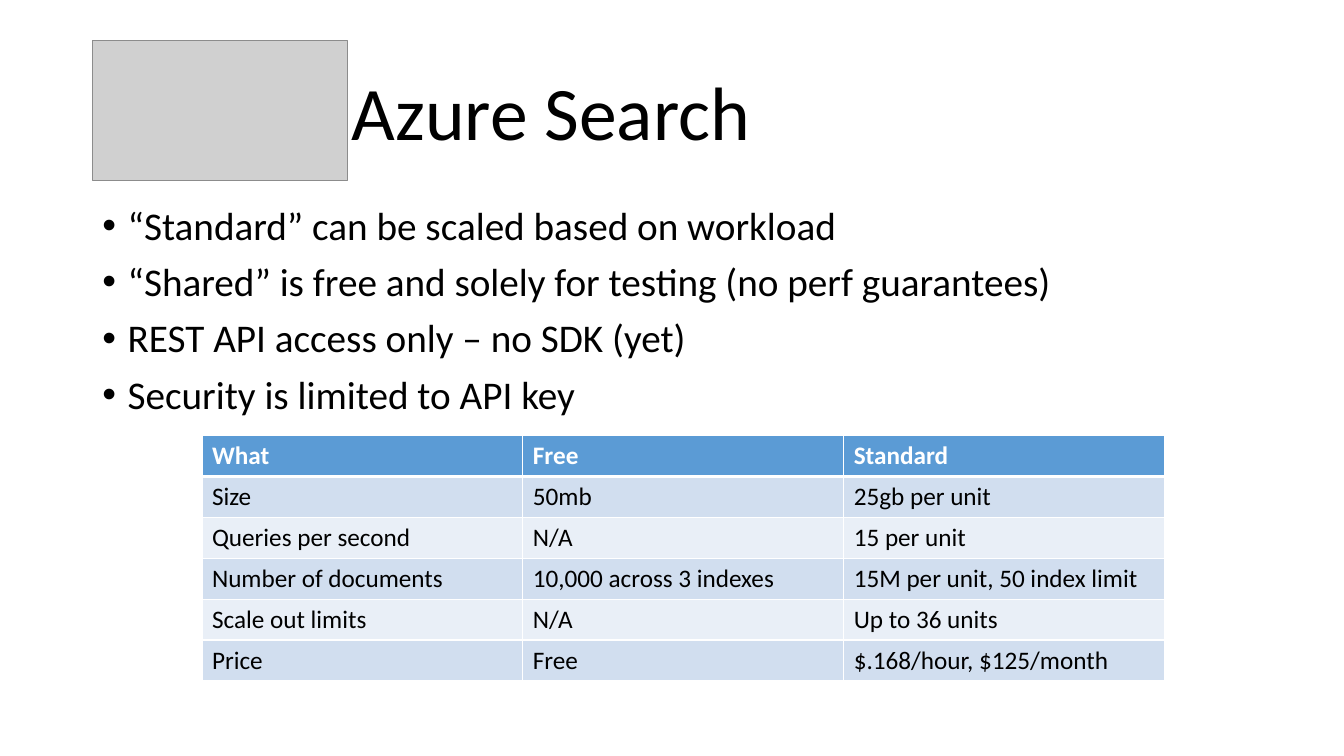
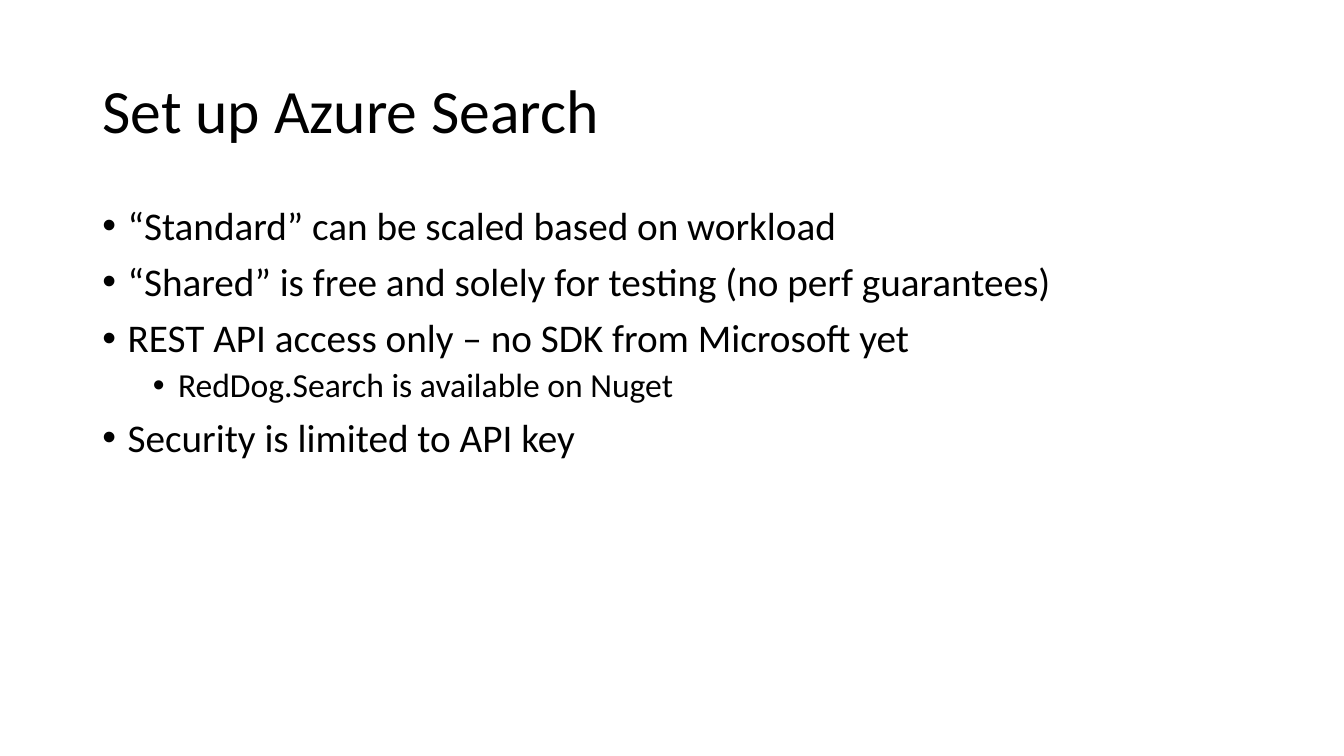
Before and after one commit to asiemer/AzureJeeps, a slide deck: slide 38 of docs/presentation.pptx (slide 11 before the commit). Drawn at 1344x756 pixels with LibreOffice and Linux fonts; fonts in the diff are those of the drawing; grey boxes stand for pictures. Boxes give left, top, right and bottom in pixels: in the first picture for what was removed or moved away, otherwise in the second. Text is boxed around its words. In the diff, an @@ line names an element or a change of style, - is before the commit and + after.

```diff
--- a/docs/presentation.pptx
+++ b/docs/presentation.pptx
@@ picture removed at [93,41,348,180] @@
@@ text removed at [352,87,750,141] @@
-Azure Search
@@ title added at [102,90,598,143], 44 pt, text #000000 @@
+Set up Azure Search
@@ text at [128,324,909,403]: text changed @@
-• REST API access only – no SDK (yet)
+• REST API access only – no SDK from Microsoft yet
+  • RedDog.Search is available on Nuget
@@ table removed at [202,436,1164,681], 6 rows, 3 columns @@
-What | Free | Standard
-Size | 50mb | 25gb per unit
-Queries per second | N/A | 15 per unit
-Number of documents | 10,000 across 3 indexes | 15M per unit, 50 index limit
-Scale out limits | N/A | Up to 36 units
-Price | Free | $.168/hour, $125/month
```
Also in this commit, not shown: 5 other slides changed, 29 slides added.
